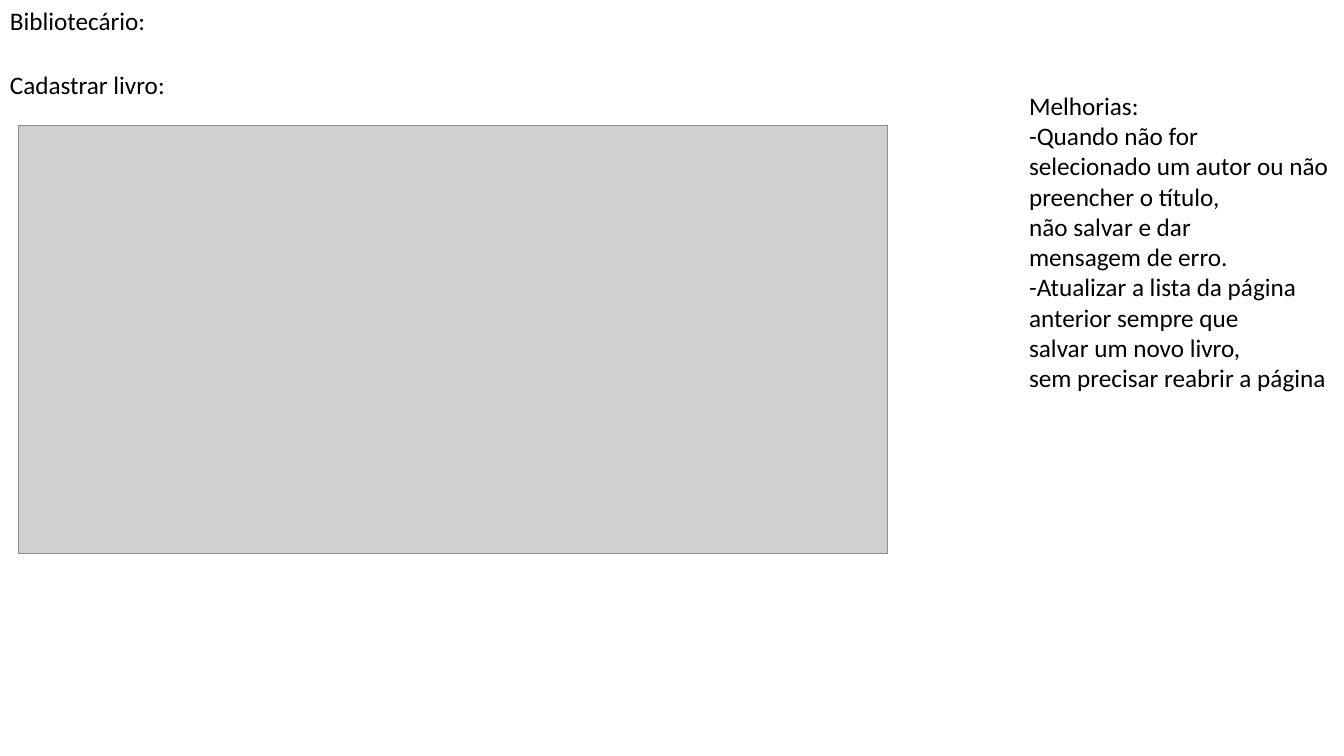
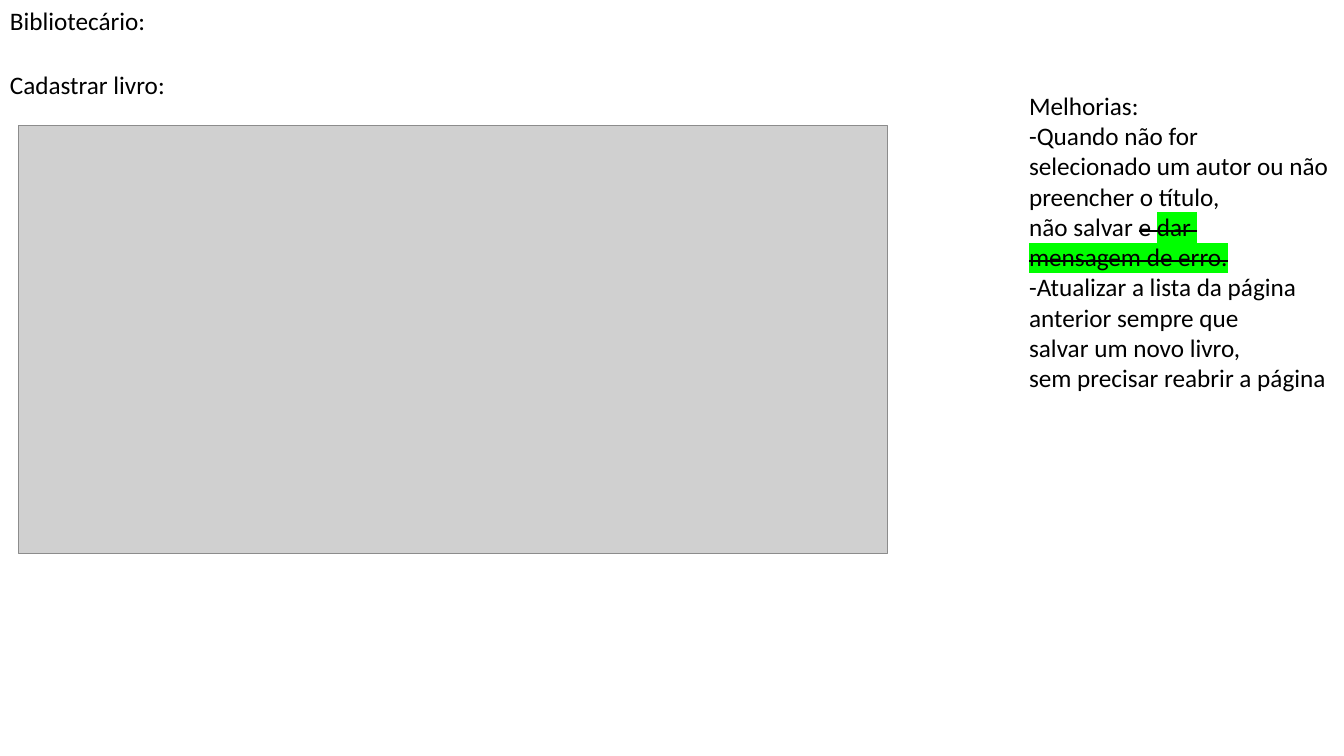
Before and after one commit to glattanz/Prog-III, a slide deck: slide 3 of telas.pptx. Drawn at 1344x756 pixels with LibreOffice and Linux fonts; fonts in the diff are those of the drawing; grey boxes stand for pictures. Boxes give left, top, right and bottom in pixels: in the first picture for what was removed or moved away, otherwise in the second. Text is boxed around its words. In the diff, an @@ line names an element or a change of style, - is before the commit and + after.

```diff
--- a/telas.pptx
+++ b/telas.pptx
@@ text at (x1=1029, y1=218, x2=1227, y2=271): highlight none to #00FF00 in "dar", "mensagem de erro."; strikethrough on in "e dar", "mensagem de erro." @@
```
Also in this commit, not shown: 2 other slides changed, 15 other files.
